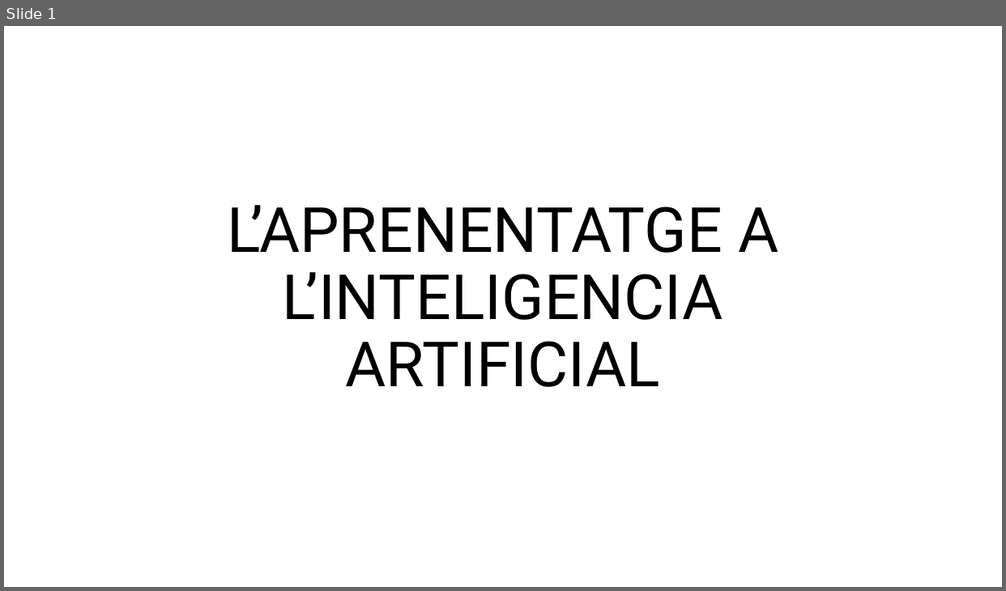
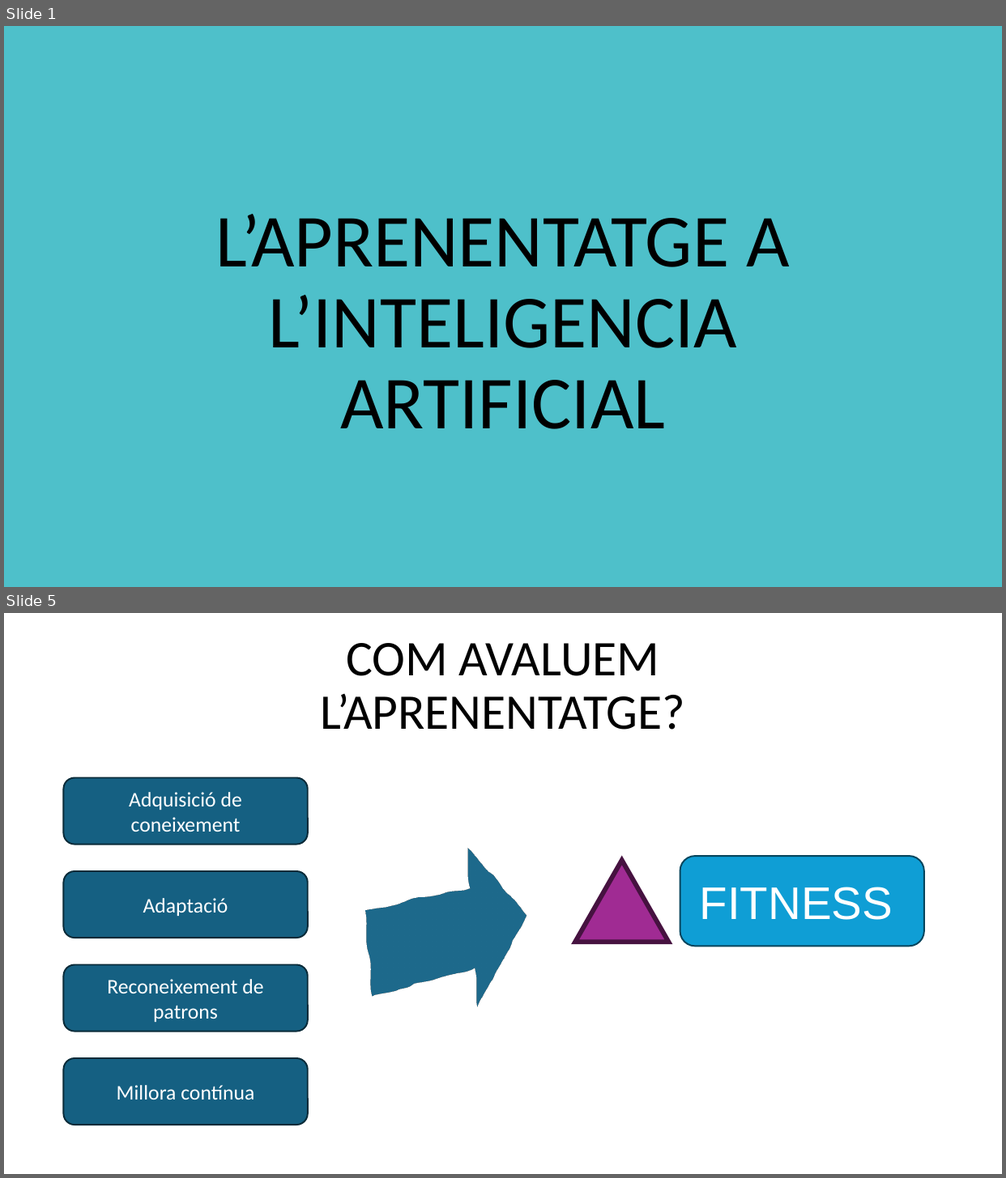
Before and after one commit to FerrerJan/Treball-de-Recerca-IA, a slide deck: TR_ESCRIT/PPT_Teo.pptx. Shown one above the other, each under a label of ours: slide 1 before the commit, slides 1 and 5 after it; the slides between them are not shown. The pictures are 1006x591 and 1006x1178 pixels, drawn with LibreOffice and Linux fonts; fonts in the diff are those of the drawing. Boxes give left, top, right and bottom in pixels: in the first picture for what was removed or moved away, otherwise in the second. Text is boxed around its words. In the diff, an @@ line names an element or a change of style, - is before the commit and + after.

```diff
--- a/TR_ESCRIT/PPT_Teo.pptx
+++ b/TR_ESCRIT/PPT_Teo.pptx
@@ slide 5 added at box(4, 613, 1002, 1174), background #FFFFFF @@
@@ title added at box(320, 643, 685, 730), 48 pt, text #000000 @@
+COM AVALUEM L’APRENENTATGE?
@@ rounded rectangle added at box(64, 777, 308, 845), fill #156082, outline #092A39 1.5 pt, 20 pt, text #FFFFFF @@
+Adquisició de coneixement
@@ freeform shape added at box(343, 851, 563, 1016), fill #156082, outline #092A39 6 pt @@
@@ rounded rectangle added at box(64, 871, 308, 938), fill #156082, outline #092A39 1.5 pt, 20 pt, text #FFFFFF @@
+Adaptació
@@ triangle added at box(575, 860, 669, 942), fill #A02B93, outline #461340 4.5 pt @@
@@ rounded rectangle added at box(680, 856, 924, 946), fill #0F9ED5, outline #07455D 1.5 pt, 44 pt, text #FFFFFF @@
+FITNESS
@@ rounded rectangle added at box(64, 965, 308, 1032), fill #156082, outline #092A39 1.5 pt, 20 pt, text #FFFFFF @@
+Reconeixement de patrons
@@ rounded rectangle added at box(64, 1059, 308, 1125), fill #156082, outline #092A39 1.5 pt, 20 pt, text #FFFFFF @@
+Millora contínua
@@ slide 1 changed as well @@
@@ background #FFFFFF to #4EC0CA @@
@@ title "L’APRENENTATGE A L’INTELIGENCIA ARTIFICIAL": place and size @@
-title "L’APRENENTATGE A L’INTELIGENCIA ARTIFICIAL" at box(227, 205, 778, 387)
+title "L’APRENENTATGE A L’INTELIGENCIA ARTIFICIAL" at box(216, 214, 789, 429)
@@ title "L’APRENENTATGE A L’INTELIGENCIA ARTIFICIAL" at box(216, 214, 789, 429): size 60 to 72 pt, font Roboto to Calibri @@
```
Also in this commit, not shown: 15 other slides added, 1 slide removed, 27 other files.
